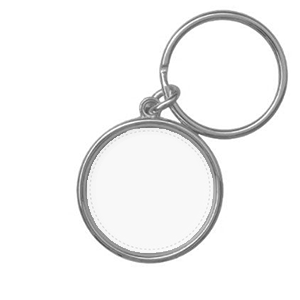
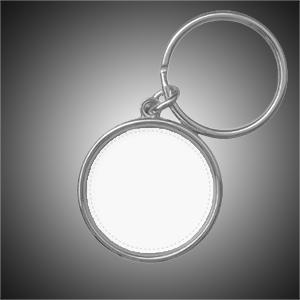
Layered file, before and after one edit (300 x 300). Changes by layer:
added layer "Layer 3" above "Layer 1" over [left=0, top=0, right=300, bottom=300]
